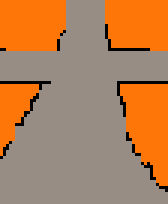
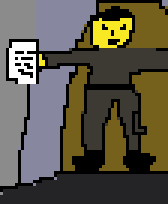
Layered file, before and after one edit (168 x 204). Changes by layer:
added layer "Layer 8" above "Layer 7" over [0, 0, 168, 204]
